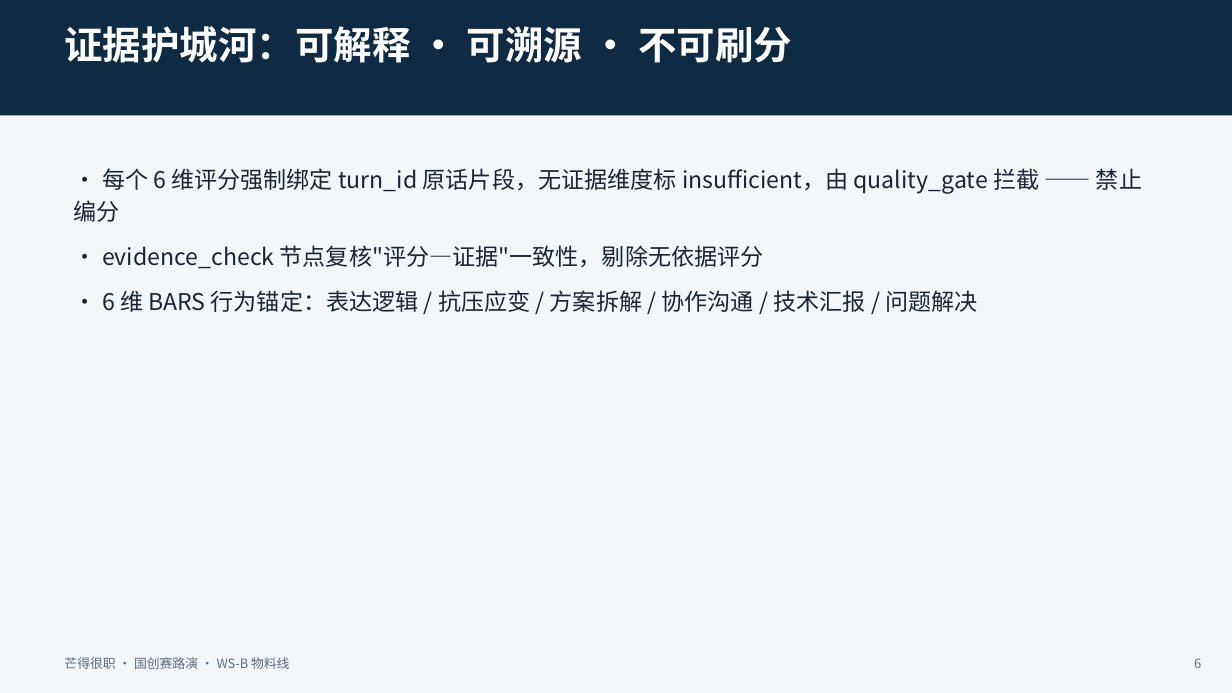
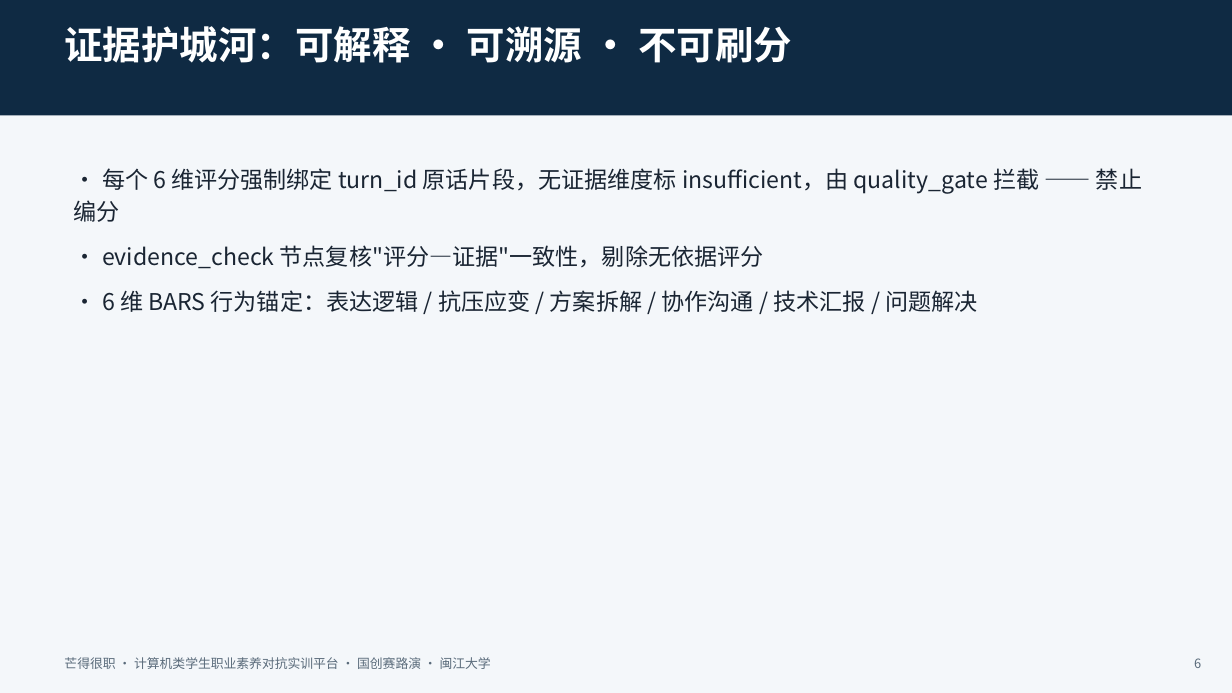
Before and after one commit to TrueFurina/MARS-408, a slide deck: slide 6 of deliverables/芒得很职-国创赛路演PPT-5分钟黄金路径.pptx. Drawn at 1232x693 pixels with LibreOffice and Linux fonts; fonts in the diff are those of the drawing. Boxes give left, top, right and bottom in pixels: in the first picture for what was removed or moved away, otherwise in the second. Text is boxed around its words. In the diff, an @@ line names an element or a change of style, - is before the commit and + after.

```diff
--- a/deliverables/芒得很职-国创赛路演PPT-5分钟黄金路径.pptx
+++ b/deliverables/芒得很职-国创赛路演PPT-5分钟黄金路径.pptx
@@ text at (x1=64, y1=657, x2=491, y2=669): text changed @@
-芒得很职 · 国创赛路演 · WS-B 物料线
+芒得很职 · 计算机类学生职业素养对抗实训平台 · 国创赛路演 · 闽江大学
```
Also in this commit, not shown: 9 other slides changed, 3 other files.
